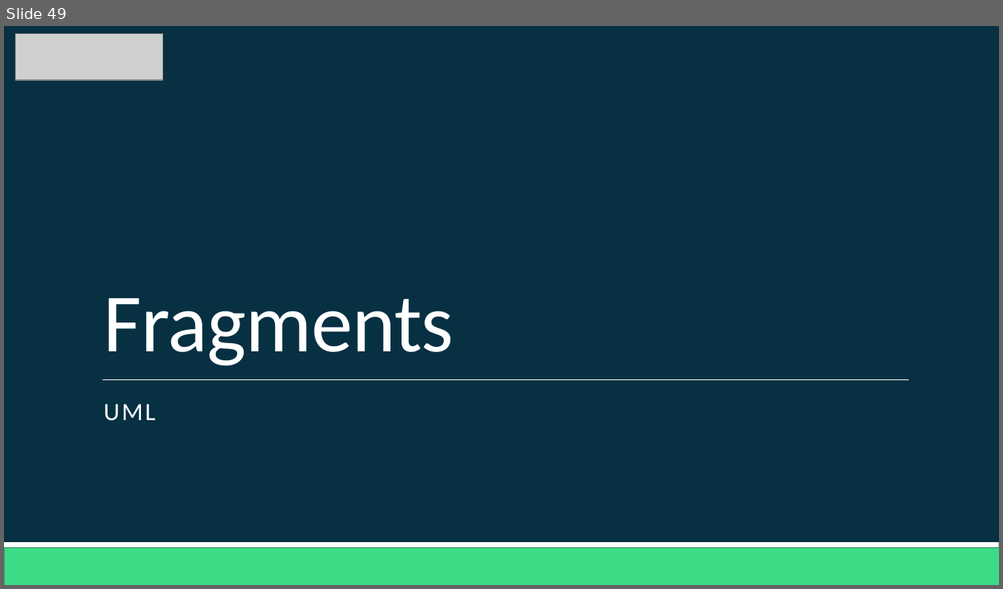
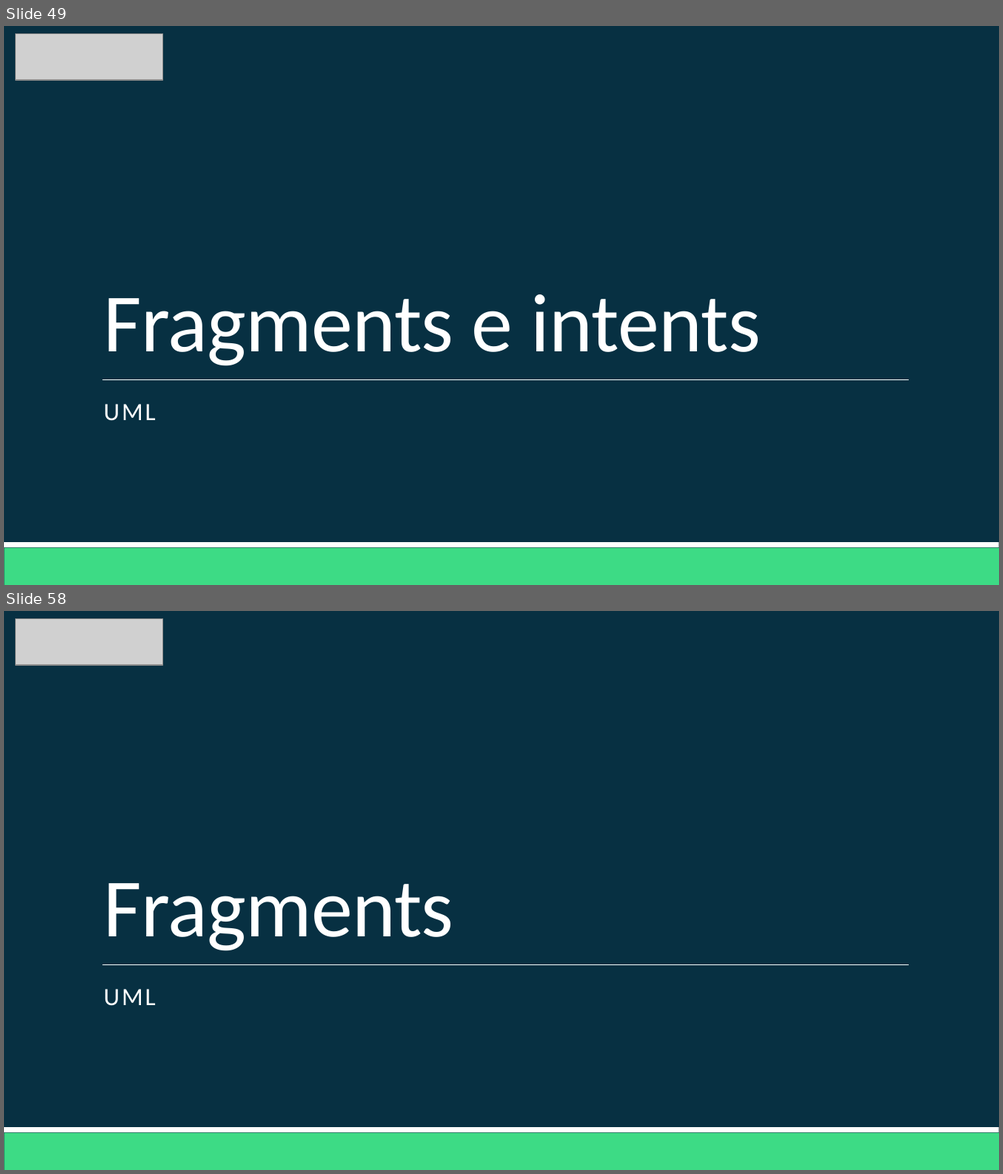
Before and after one commit to Domiciano/AppMoviles202, a slide deck: Semana 3/Clase 3.pptx. Shown one above the other, each under a label of ours: slide 49 before the commit, slides 49 and 58 after it; the slides between them are not shown. The pictures are 1003x589 and 1003x1174 pixels, drawn with LibreOffice and Linux fonts; fonts in the diff are those of the drawing; grey boxes stand for pictures. Boxes give left, top, right and bottom in pixels: in the first picture for what was removed or moved away, otherwise in the second. Text is boxed around its words. In the diff, an @@ line names an element or a change of style, - is before the commit and + after.

```diff
--- a/Semana 3/Clase 3.pptx
+++ b/Semana 3/Clase 3.pptx
@@ slide 49 added at box(4, 26, 999, 585), background #073042; not listed: 3 template elements that a slide beside it also shows @@
@@ picture added at box(16, 34, 163, 81) @@
@@ title added at box(103, 295, 760, 366), 60 pt, text #FFFFFF @@
+Fragments e intents
@@ subtitle added at box(104, 404, 156, 421), 18 pt, text #FFFFFF @@
+UML
@@ what was slide 49 is now slide 58 @@
```
Also in this commit, not shown: 8 other slides added, 1 other file.
